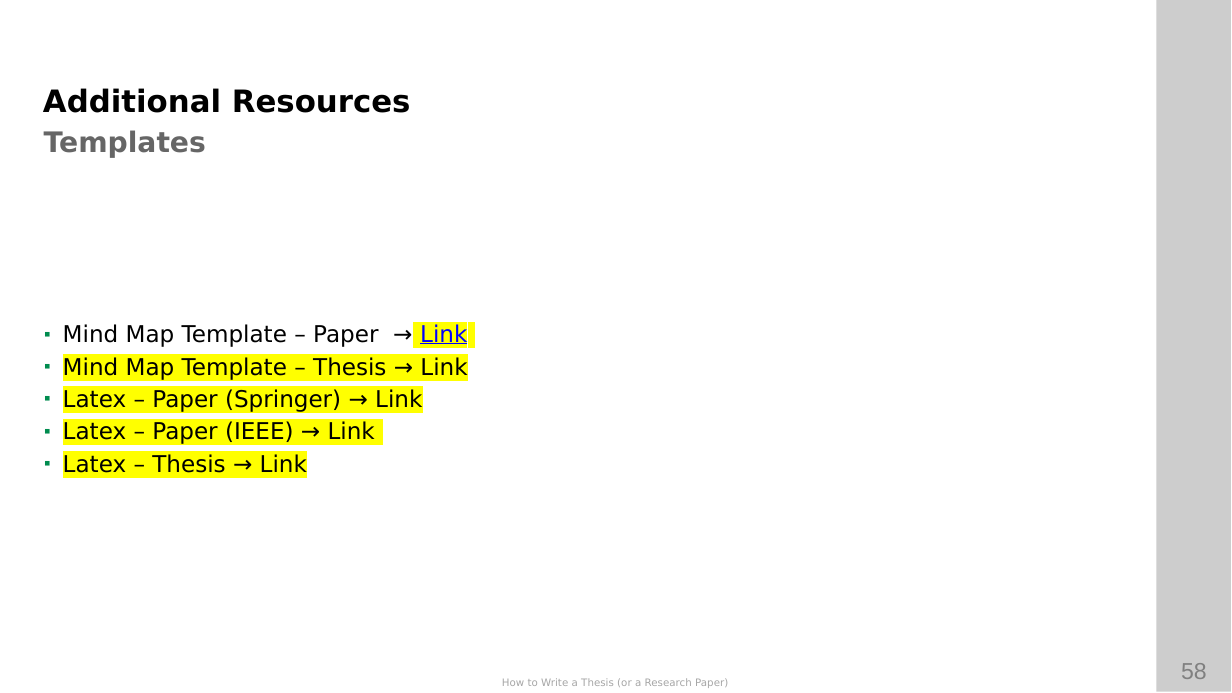
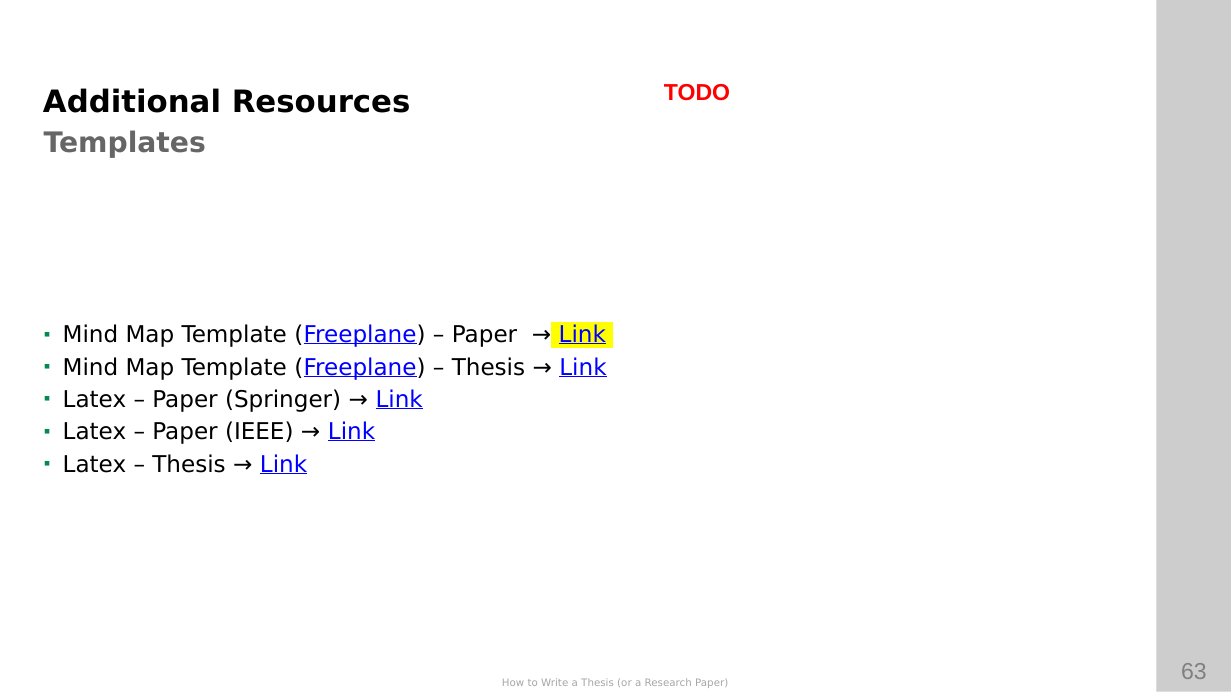
Before and after one commit to ETCE-LAB/How-To-Write-A-Paper-Thesis, a slide deck: slide 63 of How-to-Write-A-Paper-Thesis.pptx (slide 58 before the commit). Drawn at 1232x693 pixels with LibreOffice and Linux fonts; fonts in the diff are those of the drawing; background and template pictures are left out. Boxes give left, top, right and bottom in pixels: in the first picture for what was removed or moved away, otherwise in the second. Text is boxed around its words. In the diff, an @@ line names an element or a change of style, - is before the commit and + after.

Commit message:
* updated thesis mindmap template + added figures to slides + added slide pdf

```diff
--- a/How-to-Write-A-Paper-Thesis.pptx
+++ b/How-to-Write-A-Paper-Thesis.pptx
@@ text added at box(664, 84, 730, 101), 18 pt, text #FF0000, bold @@
+TODO
@@ text at box(63, 324, 606, 380): text changed @@
-▪ Mind Map Template – Paper → Link
-▪ Mind Map Template – Thesis → Link
+▪ Mind Map Template (Freeplane) – Paper → Link
+▪ Mind Map Template (Freeplane) – Thesis → Link
@@ text at box(63, 389, 423, 474): text colour #000000 to #0000FF, underline on in "Link", "Link", "Link"; highlight #FFFF00 to none in "Latex – Paper (Springer) → Link", "Latex – Paper (IEEE) → Link", "Latex – Thesis → Link" @@
@@ page number at box(1181, 663, 1207, 679): text changed @@
-58
+63
```
Also in this commit, not shown: 11 other slides changed, 6 slides added, 2 slides removed, 3 other files.
